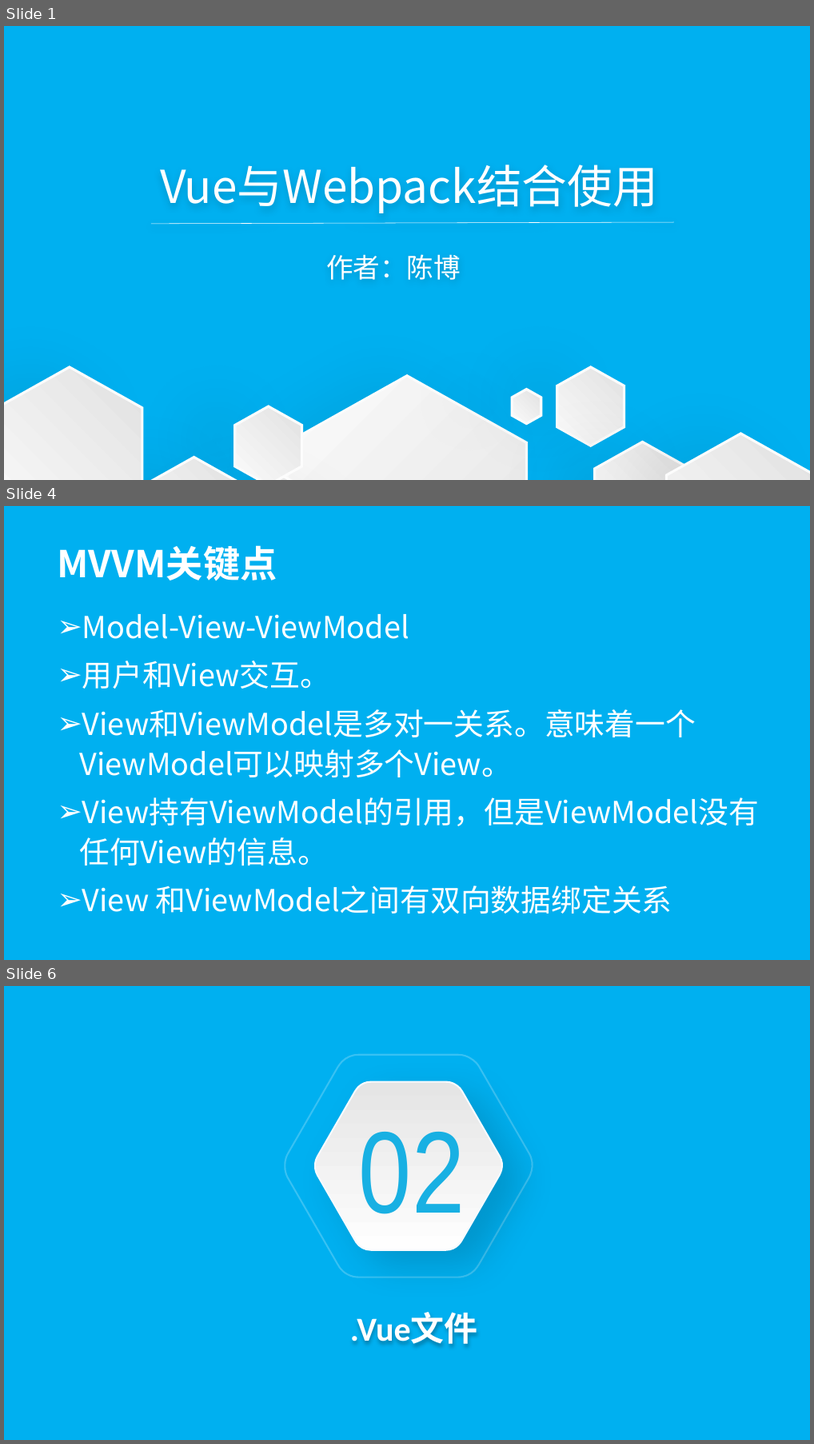
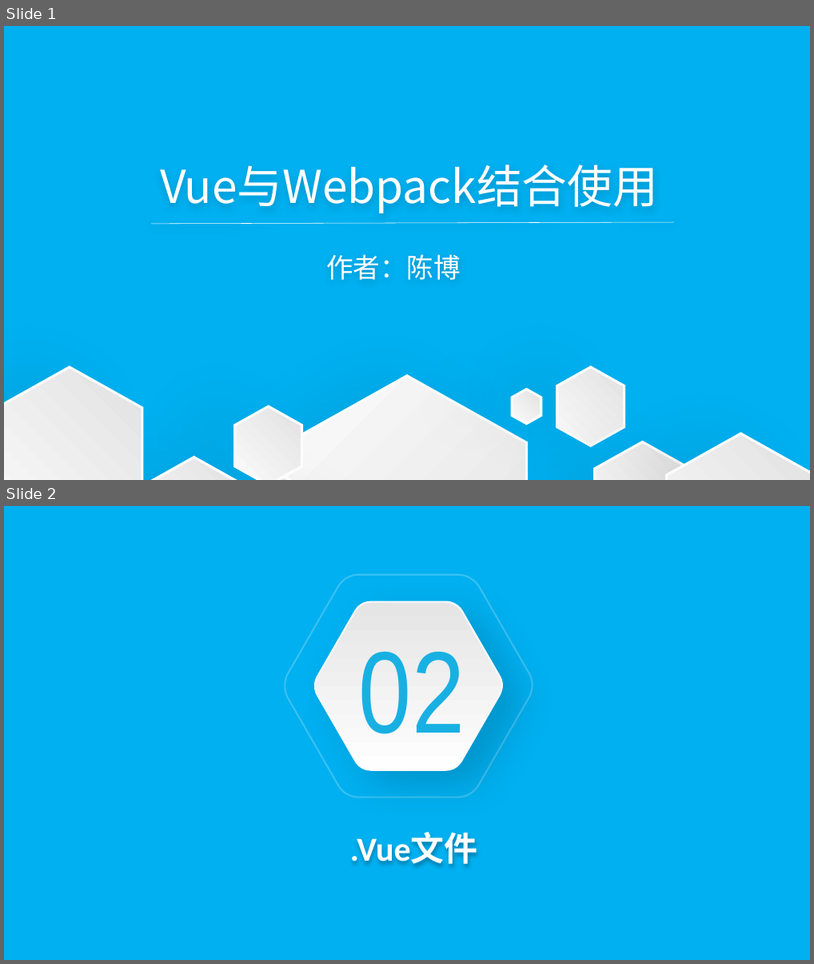
Before and after one commit to wugenshui/ppt, a slide deck: vue-webpack/vue-webpack.pptx. Shown one above the other, each under a label of ours: slides 1, 4 and 6 before the commit, slides 1 and 2 after it; the slides between them are not shown. The pictures are 814x1444 and 814x964 pixels, drawn with LibreOffice and Linux fonts; fonts in the diff are those of the drawing. Boxes give left, top, right and bottom in pixels: in the first picture for what was removed or moved away, otherwise in the second. Text is boxed around its words. In the diff, an @@ line names an element or a change of style, - is before the commit and + after.

```diff
--- a/vue-webpack/vue-webpack.pptx
+++ b/vue-webpack/vue-webpack.pptx
@@ slide 4 removed at [4, 506, 810, 960], background #00B0F0 @@
@@ title removed at [57, 545, 277, 581] @@
-MVVM关键点
@@ subtitle removed at [80, 614, 759, 913] @@
-➢ Model-View-ViewModel
-➢ 用户和View交互。
-➢ View和ViewModel是多对一关系。意味着一个ViewModel可以映射多个View。
-➢ View持有ViewModel的引用，但是ViewModel没有任何View的信息。
-➢ View 和ViewModel之间有双向数据绑定关系
@@ what was slide 6 is now slide 2 @@
```
Also in this commit, not shown: 3 other slides removed, 1 other file.
